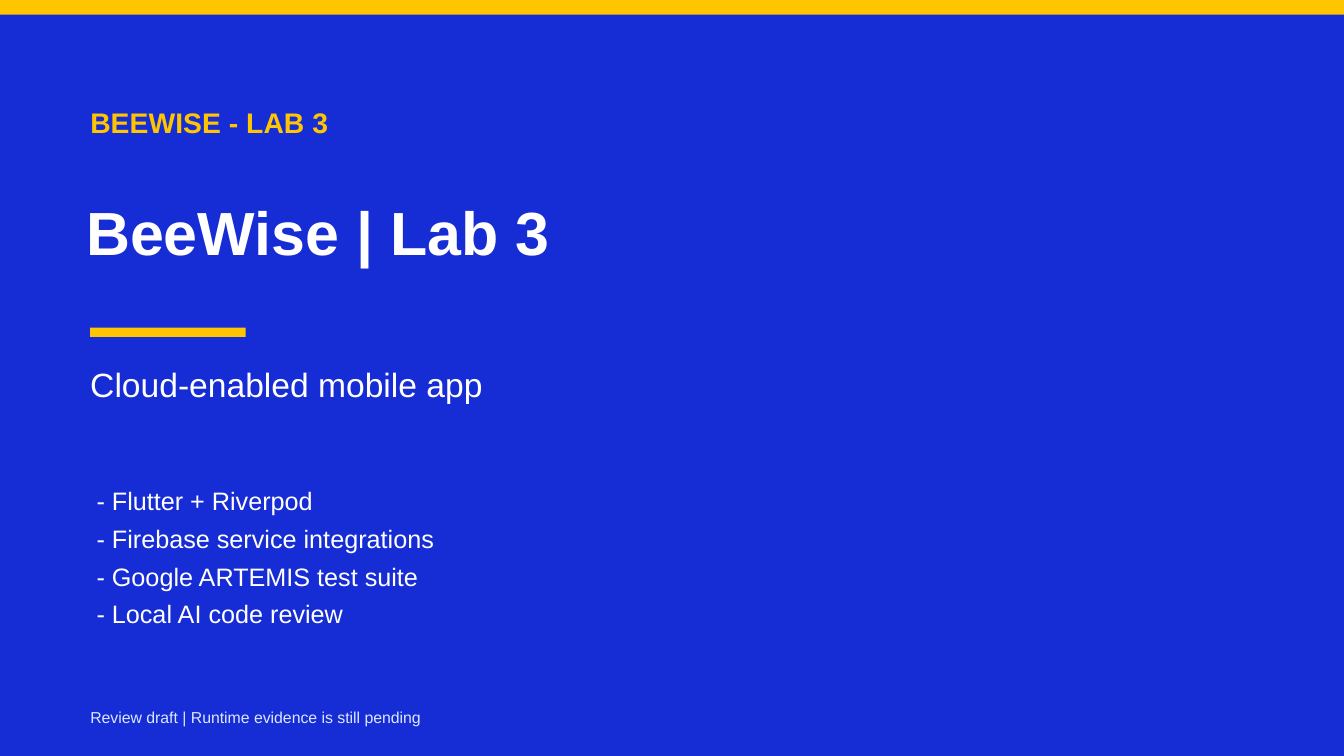
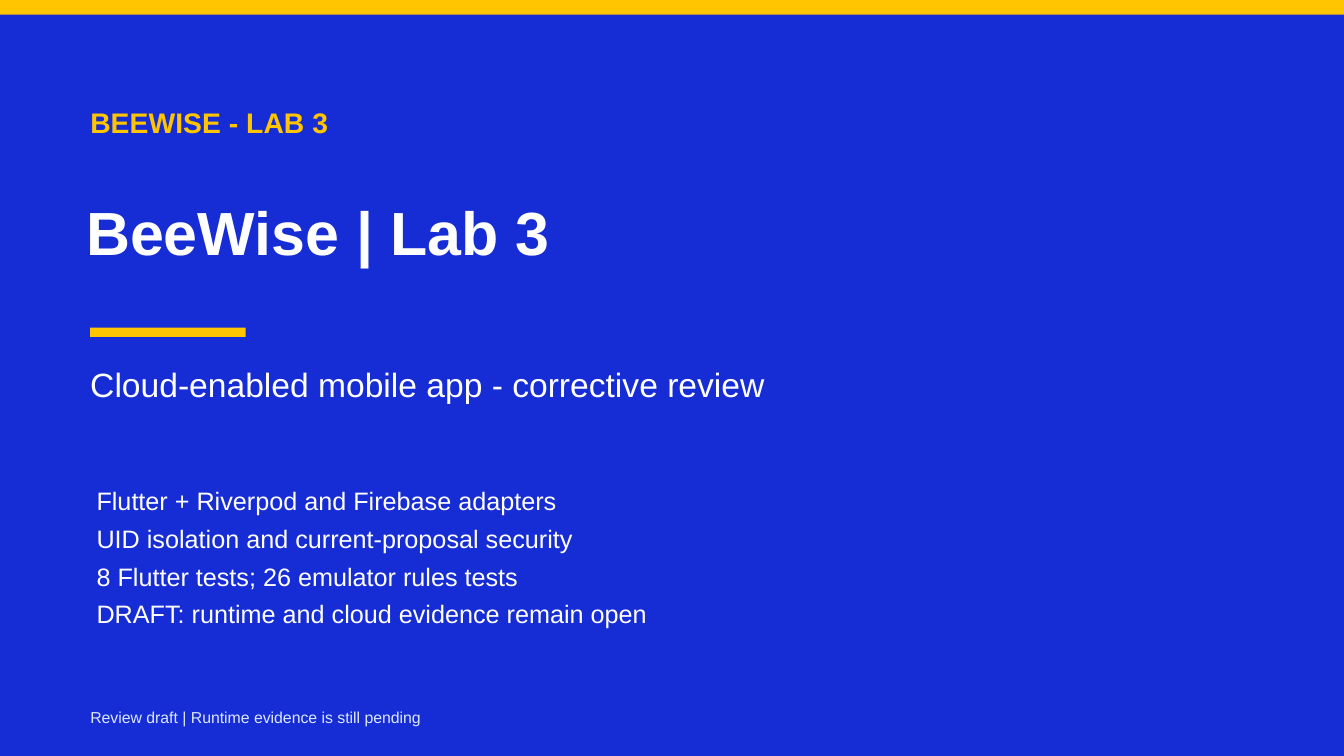
Before and after one commit to YukikoKaori/beewise-lab2, a slide deck: slide 1 of output/presentations/BeeWise-Lab3-Review-DRAFT.pptx. Drawn at 1344x756 pixels with LibreOffice and Linux fonts; fonts in the diff are those of the drawing. Boxes give left, top, right and bottom in pixels: in the first picture for what was removed or moved away, otherwise in the second. Text is boxed around its words. In the diff, an @@ line names an element or a change of style, - is before the commit and + after.

Commit message:
docs(lab3): refresh draft reports and evidence-based integration gates

```diff
--- a/output/presentations/BeeWise-Lab3-Review-DRAFT.pptx
+++ b/output/presentations/BeeWise-Lab3-Review-DRAFT.pptx
@@ text at (90,372,764,404): text changed @@
-Cloud-enabled mobile app
+Cloud-enabled mobile app - corrective review
@@ text at (97,491,647,629): text changed @@
-- Flutter + Riverpod
-- Firebase service integrations
-- Google ARTEMIS test suite
-- Local AI code review
+Flutter + Riverpod and Firebase adapters
+UID isolation and current-proposal security
+8 Flutter tests; 26 emulator rules tests
+DRAFT: runtime and cloud evidence remain open
```
Also in this commit, not shown: 7 other slides changed, 12 other files.
